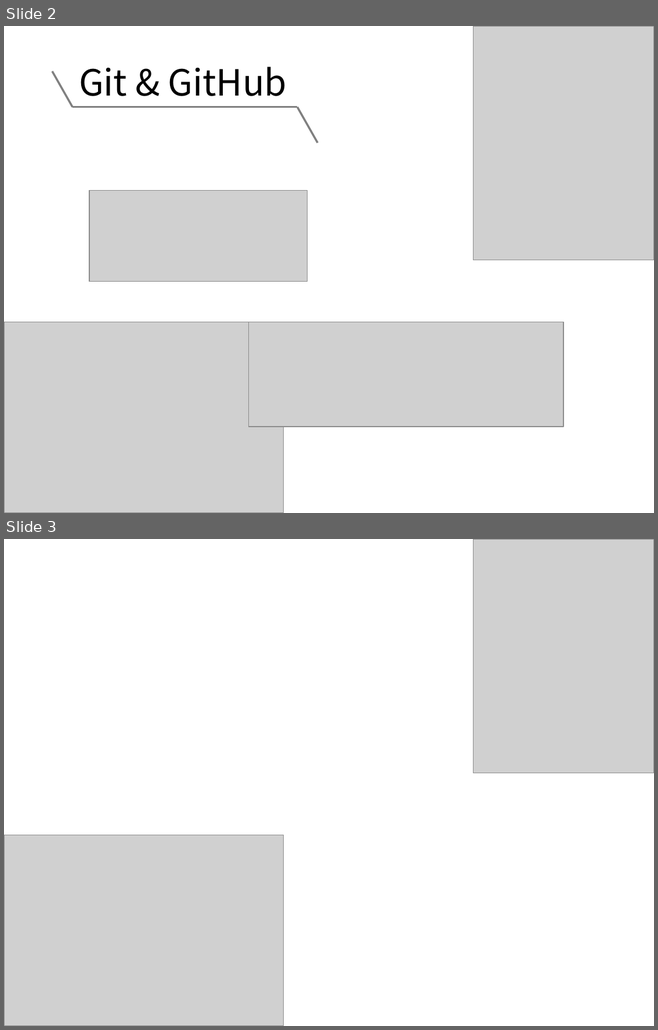
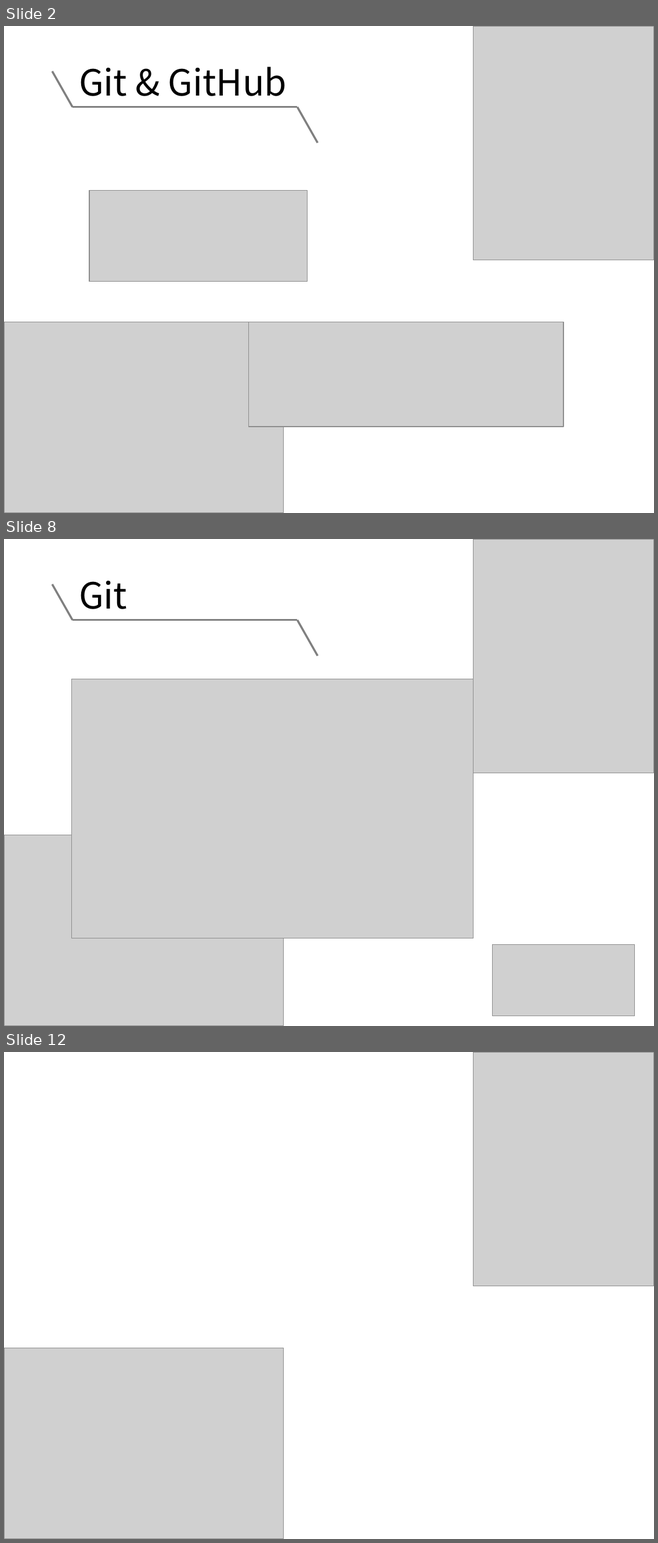
Before and after one commit to NCKU-BDA-2020/TA_Git_GitHub, a slide deck: TA_Class_III.pptx. Shown one above the other, each under a label of ours: slides 2 and 3 before the commit, slides 2, 8 and 12 after it; the slides between them are not shown. The pictures are 658x1030 and 658x1543 pixels, drawn with LibreOffice and Linux fonts; fonts in the diff are those of the drawing; grey boxes stand for pictures. Boxes give left, top, right and bottom in pixels: in the first picture for what was removed or moved away, otherwise in the second. Text is boxed around its words. In the diff, an @@ line names an element or a change of style, - is before the commit and + after.

```diff
--- a/TA_Class_III.pptx
+++ b/TA_Class_III.pptx
@@ slide 8 added at (4,539,654,1026), background #FFFFFF @@
@@ picture added at (473,539,654,773) @@
@@ line added from (52, 584) to (72, 620), #808080 2.25 pt @@
@@ text added at (79,580,127,609), 40 pt, text #000000 @@
+Git
@@ line added from (72, 620) to (297, 620), #808080 2.25 pt @@
@@ line added from (297, 620) to (317, 656), #808080 2.25 pt @@
@@ picture added at (71,679,473,939) @@
@@ picture added at (4,835,284,1026) @@
@@ picture added at (492,945,634,1016) @@
@@ what was slide 3 is now slide 12 @@
```
Also in this commit, not shown: 15 other slides added.
